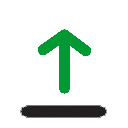
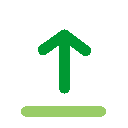
Revision of a layered 128×128 image; what changed, layer by layer:
painted on "Ebene 0" over (20, 29, 107, 118)
